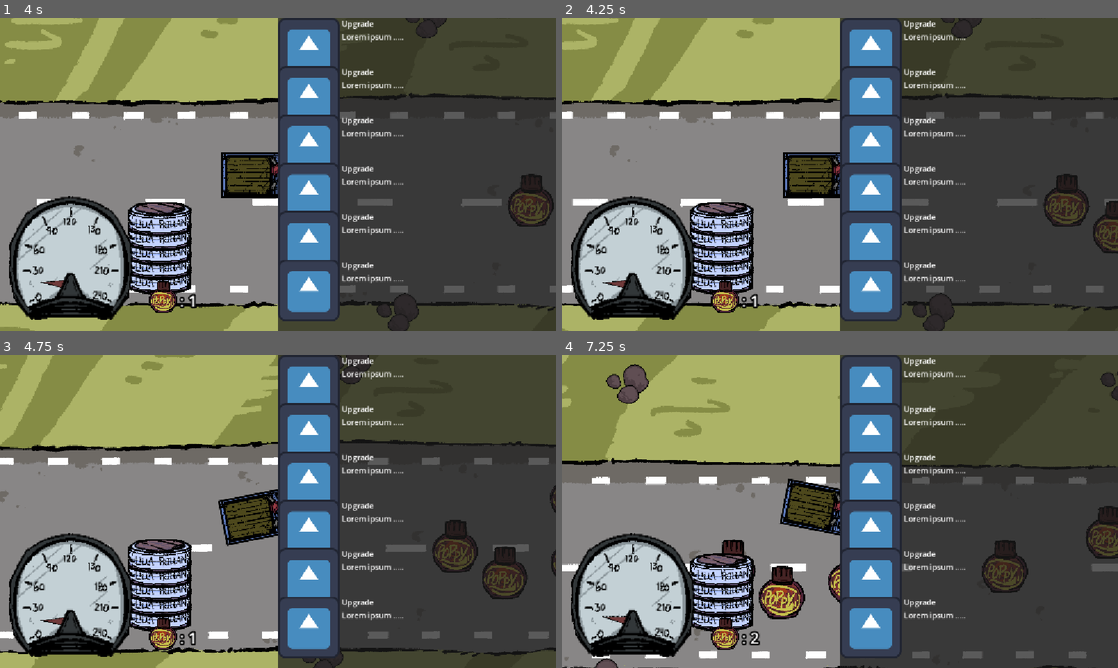
Above: before the commit, frames 1-4 (two rows, left to right).
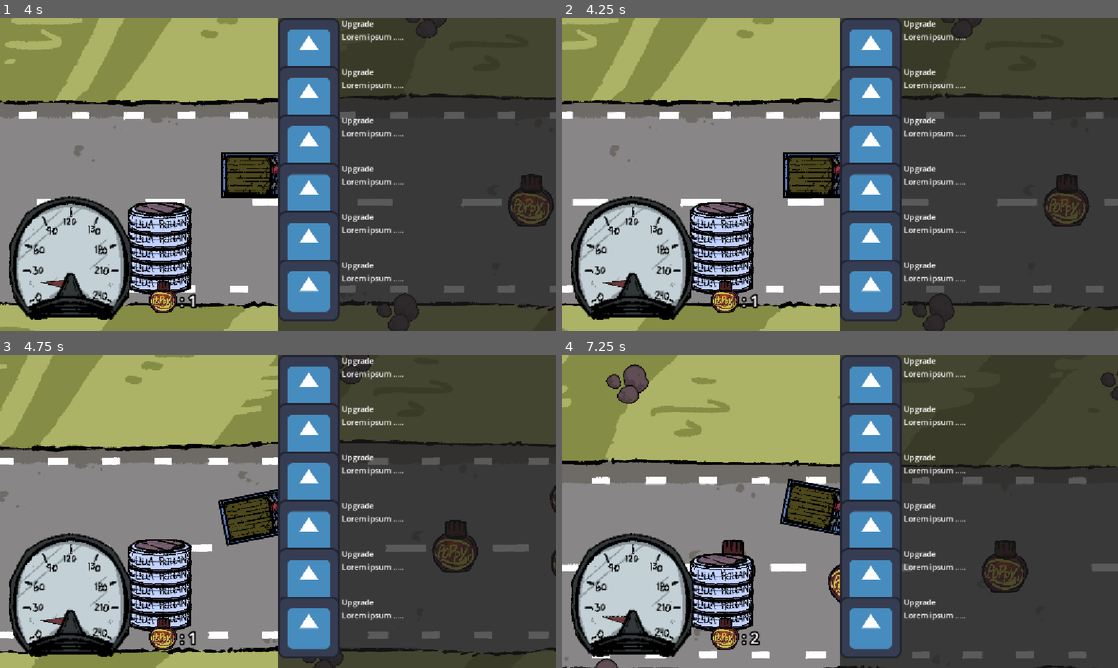
Above: after the commit, the same moments.

Repository: midenfors/project-epa
Game: Godot game, scene res://Scenes/UI/main_menu.tscn
Two runs of this game, one before a commit and one after it. Both use one fixed random seed, a clock stepped at 60 frames per second and the inputs below. The engine's default icon, where the game draws it, is replaced by a stand-in: a white triangle on a blue panel in a dark square.
Inputs:
- Up to frame 1 (4 s): click "Start" at 0.5 s; tap Enter at 1.25 s; hold S (Turn Right) 1.28-2.03 s; tap Space (Boost) at 1.35, 3.6 s; hold W (Turn Left) 2.03-2.78 s; tap A (Break) at 2.1 s; hold S (Turn Right) 2.78-3.53 s; tap D (Gas) at 2.85 s; hold F (Upgrades) from 3.53 s (still down)
- Up to frame 2 (4.25 s): keep holding F (Upgrades)
- Up to frame 3 (4.75 s): release F (Upgrades) at 4.28 s; hold W (Turn Left) from 4.28 s (still down); tap A (Break) at 4.35 s
- Up to frame 4 (7.25 s): tap D (Gas) at 5.1 s; tap Space (Boost) at 5.85 s; release W (Turn Left) at 6.53 s; hold S (Turn Right) from 6.53 s (still down); tap A (Break) at 6.6 s

Frame 1 is identical in both runs. In frame 2, 0.3% of the frame differs, in the area x 95-100%, y 58-76%; in frame 3, 0.6%; in frame 4, 1.5%, in the area x 35-100%, y 48-85%.

Commit message:
removed poppy from world

Diff:
--- a/Scenes/obstacle.tscn
+++ b/Scenes/obstacle.tscn
@@ -1,11 +1,13 @@
 [gd_scene format=3 uid="uid://cq7mavo41v6b6"]
 
+[ext_resource type="Script" uid="uid://wfgps0lb6vvr" path="res://Scripts/obstacle.gd" id="1_2p81s"]
 [ext_resource type="Texture2D" uid="uid://ihvbg5rbhb4" path="res://Assets/Art/Untitled_Artwork.webp" id="1_15o2q"]
 
 [sub_resource type="RectangleShape2D" id="RectangleShape2D_vm6d2"]
 size = Vector2(240, 206)
 
 [node name="Obstacle" type="Area2D" unique_id=372518061]
+script = ExtResource("1_2p81s")
 
 [node name="Sprite2D" type="Sprite2D" parent="." unique_id=439096254]
 texture = ExtResource("1_15o2q")
--- a/Scenes/world.tscn
+++ b/Scenes/world.tscn
@@ -2,7 +2,6 @@
 
 [ext_resource type="Script" uid="uid://y5lbexiudvff" path="res://Scripts/world.gd" id="1_5a7ea"]
 [ext_resource type="PackedScene" uid="uid://jlu1jv40kyf0" path="res://Scenes/car.tscn" id="2_go701"]
-[ext_resource type="PackedScene" uid="uid://cp8547jt1pcjv" path="res://Scenes/poppy.tscn" id="4_5ukr8"]
 [ext_resource type="PackedScene" uid="uid://cc78tv4k0beqg" path="res://Scenes/audio_manager.tscn" id="5_5ukr8"]
 [ext_resource type="PackedScene" uid="uid://dvhqp0ov4flbi" path="res://Scenes/UI/hud.tscn" id="5_fo5ed"]
 
@@ -14,20 +13,6 @@
 
 [node name="RoadParent" type="Marker2D" parent="." unique_id=1470602965]
 position = Vector2(-678, 0)
-
-[node name="Collectibles" type="Node" parent="." unique_id=1833142453]
-
-[node name="Poppy" parent="Collectibles" unique_id=1648136322 instance=ExtResource("4_5ukr8")]
-position = Vector2(956, 122)
-
-[node name="Poppy2" parent="Collectibles" unique_id=736988511 instance=ExtResource("4_5ukr8")]
-position = Vector2(1633, -2)
-
-[node name="Poppy3" parent="Collectibles" unique_id=1023685493 instance=ExtResource("4_5ukr8")]
-position = Vector2(3881, -22)
-
-[node name="Poppy4" parent="Collectibles" unique_id=1476327348 instance=ExtResource("4_5ukr8")]
-position = Vector2(6993, 146)
 
 [node name="Car" parent="." unique_id=1563742778 instance=ExtResource("2_go701")]
 
--- /dev/null
+++ b/Scripts/obstacle.gd
@@ -0,0 +1,6 @@
+extends Area2D
+
+func _on_body_entered(body: Node2D) -> void:
+	if body.is_in_group("Player"):
+
+		queue_free()
Not shown, added: Scripts/obstacle.gd.uid
